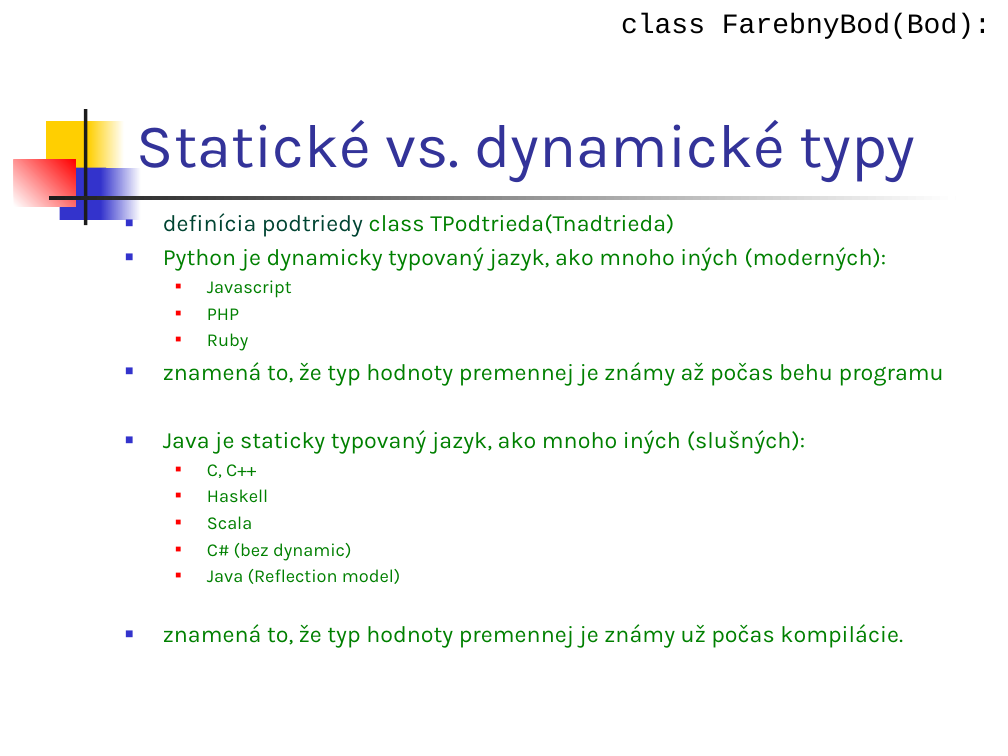
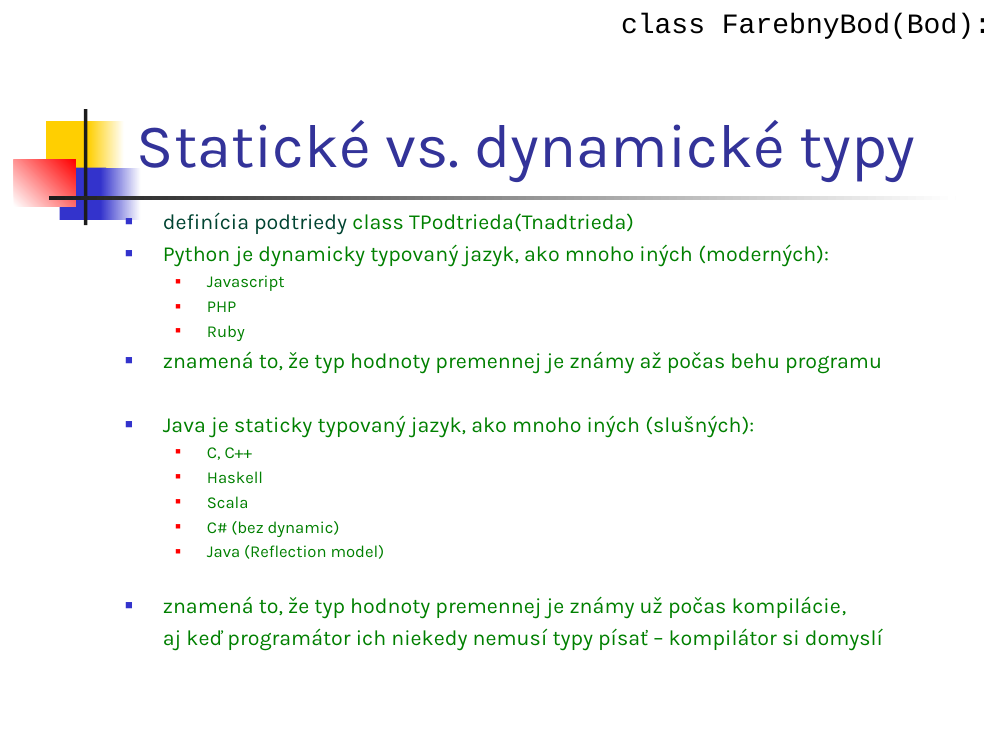
Before and after one commit to Programovanie4/Prednasky, a slide deck: slide 22 of 03/03_java.ppt (slide 19 before the commit). Drawn at 1008x756 pixels with LibreOffice and Linux fonts; fonts in the diff are those of the drawing. Boxes give left, top, right and bottom in pixels: in the first picture for what was removed or moved away, otherwise in the second. Text is boxed around its words. In the diff, an @@ line names an element or a change of style, - is before the commit and + after.

```diff
--- a/03/03_java.ppt
+++ b/03/03_java.ppt
@@ text at box(163, 212, 882, 559): size 16.6 to 15.3 pt in "definícia podtriedy class TPodtrieda(Tnadtrieda)", "Python je dynamicky typovaný jazyk, ako mnoho ...", "znamená to, že typ hodnoty premennej je ...", "Java je staticky typovaný jazyk, ako mnoho ..."; size 12.9 to 11.9 pt in "Javascript", "PHP", "Ruby", "C, C++" and 4 more places @@
@@ text at box(163, 596, 883, 651): text changed; size 16.6 to 15.3 pt @@
-■ znamená to, že typ hodnoty premennej je známy už počas kompilácie.
+■ znamená to, že typ hodnoty premennej je známy už počas kompilácie,
+aj keď programátor ich niekedy nemusí typy písať – kompilátor si domyslí
```
Also in this commit, not shown: 8 other slides changed, 6 slides added, 1 other file.
